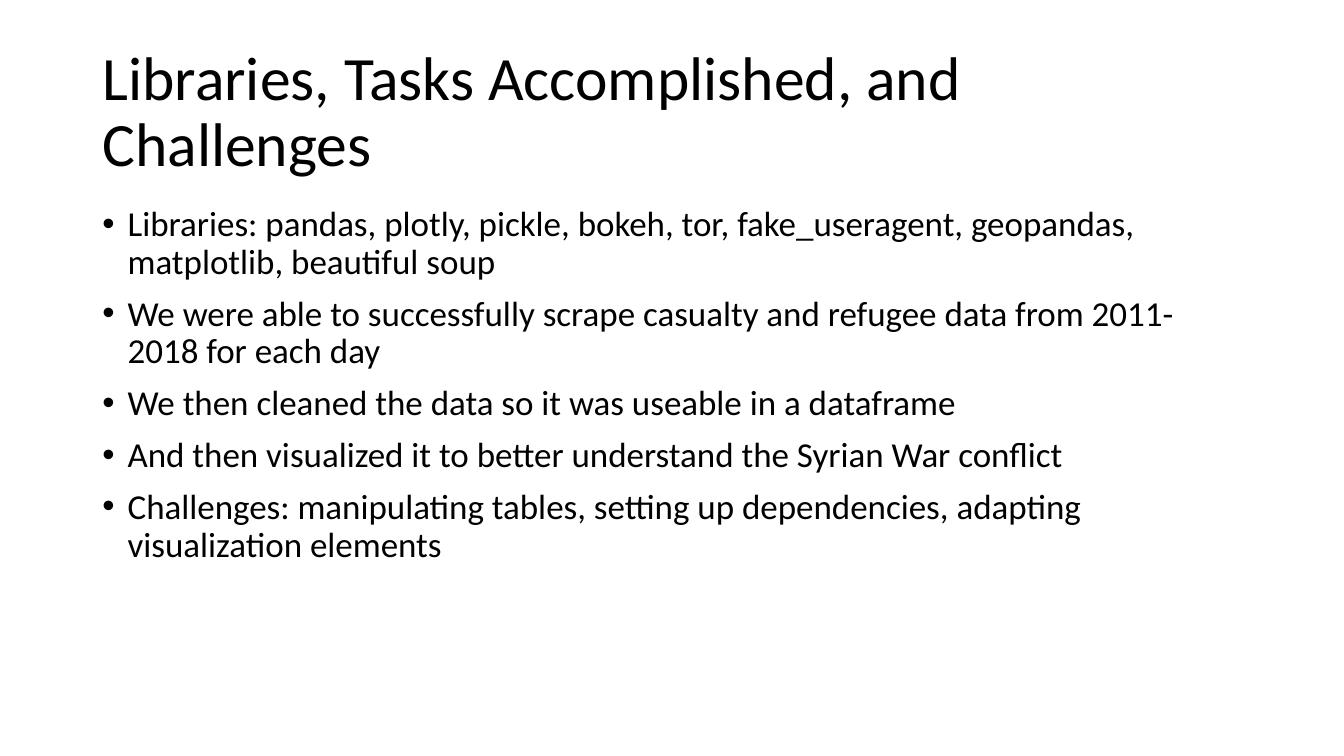
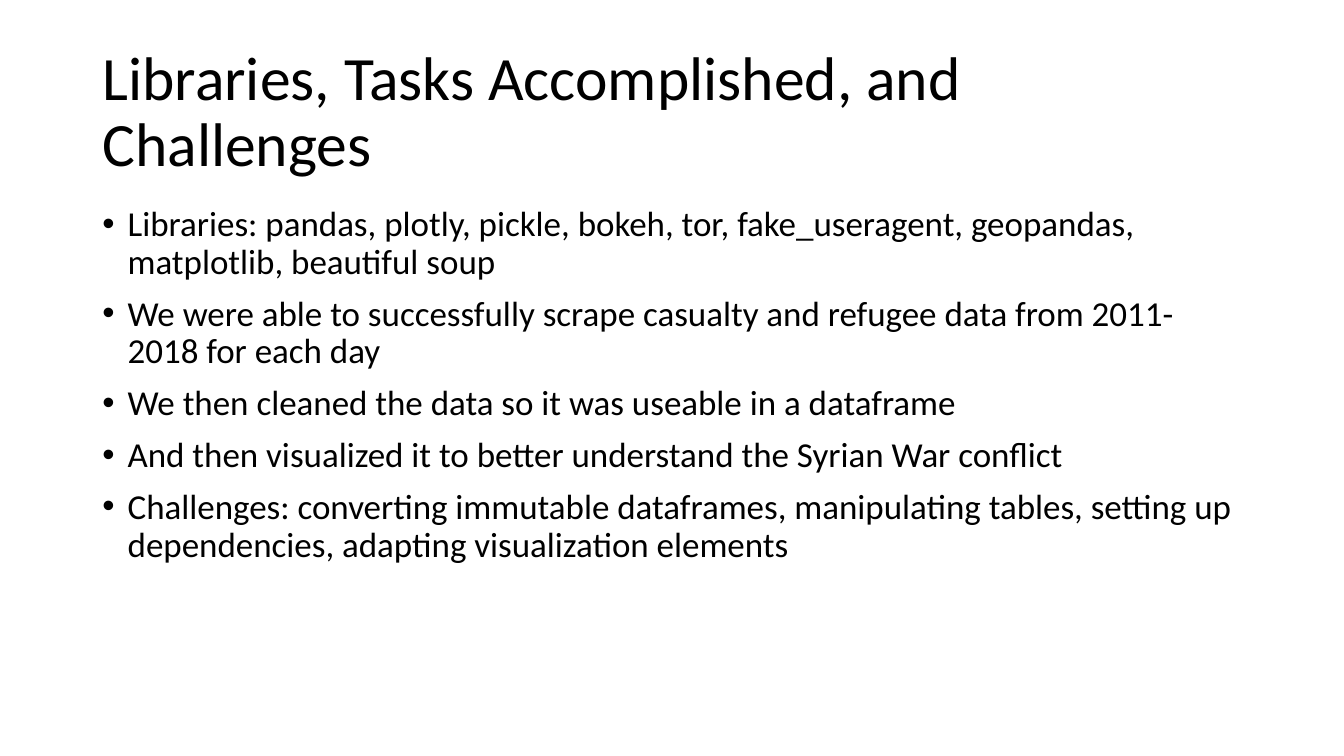
Before and after one commit to romansul/syrian-civil-war, a slide deck: slide 6 of FinalProjectPresentation.pptx (slide 5 before the commit). Drawn at 1344x756 pixels with LibreOffice and Linux fonts; fonts in the diff are those of the drawing; background and template pictures are left out. Boxes give left, top, right and bottom in pixels: in the first picture for what was removed or moved away, otherwise in the second. Text is boxed around its words. In the diff, an @@ line names an element or a change of style, - is before the commit and + after.

Commit message:
made some changes to the pptx

```diff
--- a/FinalProjectPresentation.pptx
+++ b/FinalProjectPresentation.pptx
@@ text at (128,494,1231,563): text changed @@
-• Challenges: manipulating tables, setting up dependencies, adapting visualization elements
+• Challenges: converting immutable dataframes, manipulating tables, setting up dependencies, adapting visualization elements
```
Also in this commit, not shown: 4 other slides changed, 1 slide added.
